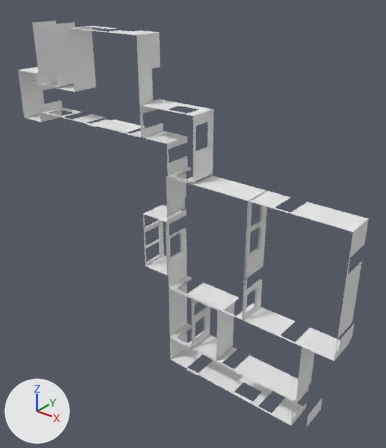
Before and after pictures for a commit that changed the OBJ model Models/New/Wall1.obj.
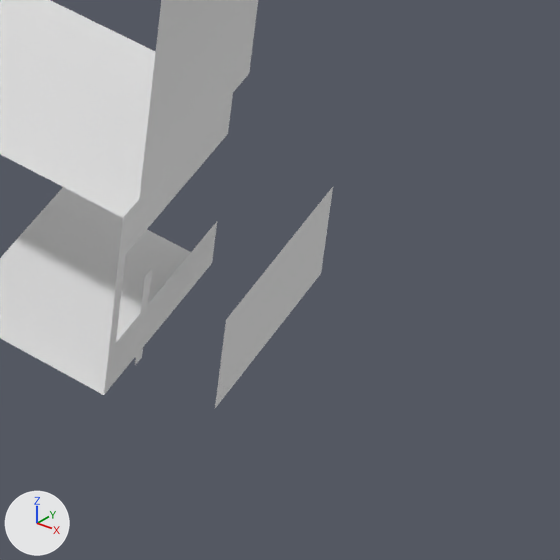
The first picture shows the older version from a camera (50 mm lens) standing at (37.35, -30.58, 14.34) and looking at (12.99, -0.13, -4.54). The close-ups show both versions on the part from 72% to 92% of the width and 83% to 100% of the height of that picture. The axes (+X, +Y, +Z) are drawn at lower left. The lights are the same throughout. Where no turn or scale is listed for an object, it has been applied to the vertices.

The scene before the commit, as lines of its bpy script (objects in view):
```python
me_walls = bpy.data.meshes.new('Walls')
me_walls.from_pydata(...)  # 666 vertices, 220 faces; spans x -5.0..27.1, y -2.4..0.0, z -17.5..10.1
me_walls.materials.append(mat_office_cleanwall002_001)  # white #e7e7e7
ob_walls = bpy.data.objects.new('Walls', me_walls)
ob_walls.location = (0.0, 0.0, 0.0)
```
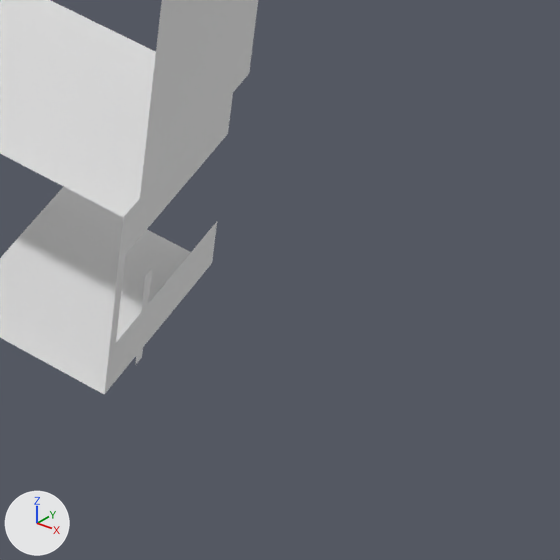
Pixel boxes [x1, y1, x2, y2] of what changed, in the close-ups (560 x 560 px):
'Walls', reshaped: before [0, 0, 333, 408]; after [0, 0, 258, 394]
part 1 of me_walls, deleted: before [215, 187, 333, 408]

The change, as a list of edits to the scene's bpy script:
```text
Change me_walls:
    where me_walls.from_pydata(...)  # 666 vertices, 220 faces; spans x -5.0..27.1, y -2.4..0.0, z -17.5..10.1
    used by ob_walls; location = (0.0, 0.0, 0.0)
    remove me_walls.materials.append(mat_office_cleanwall002_001)  # white #e7e7e7
    me_walls part 1: the loose piece of 4 vertices spanning x 25.6, y -2.4..0.0, z -16.8..-15.5 is deleted
```
